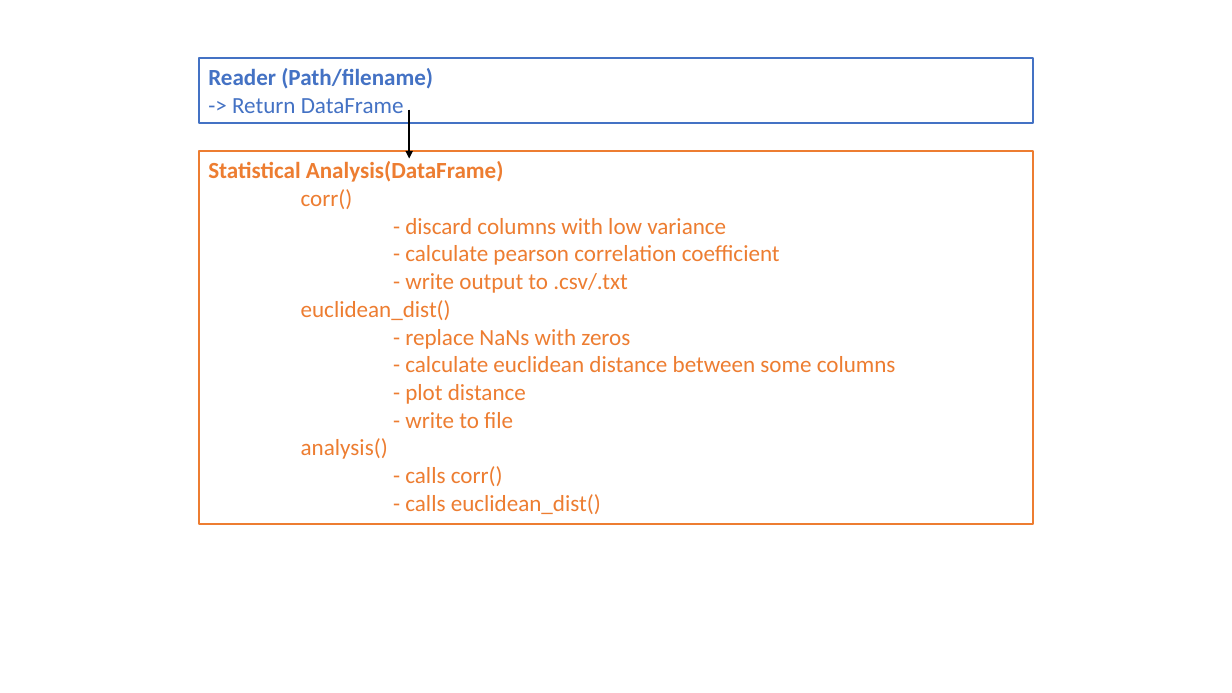
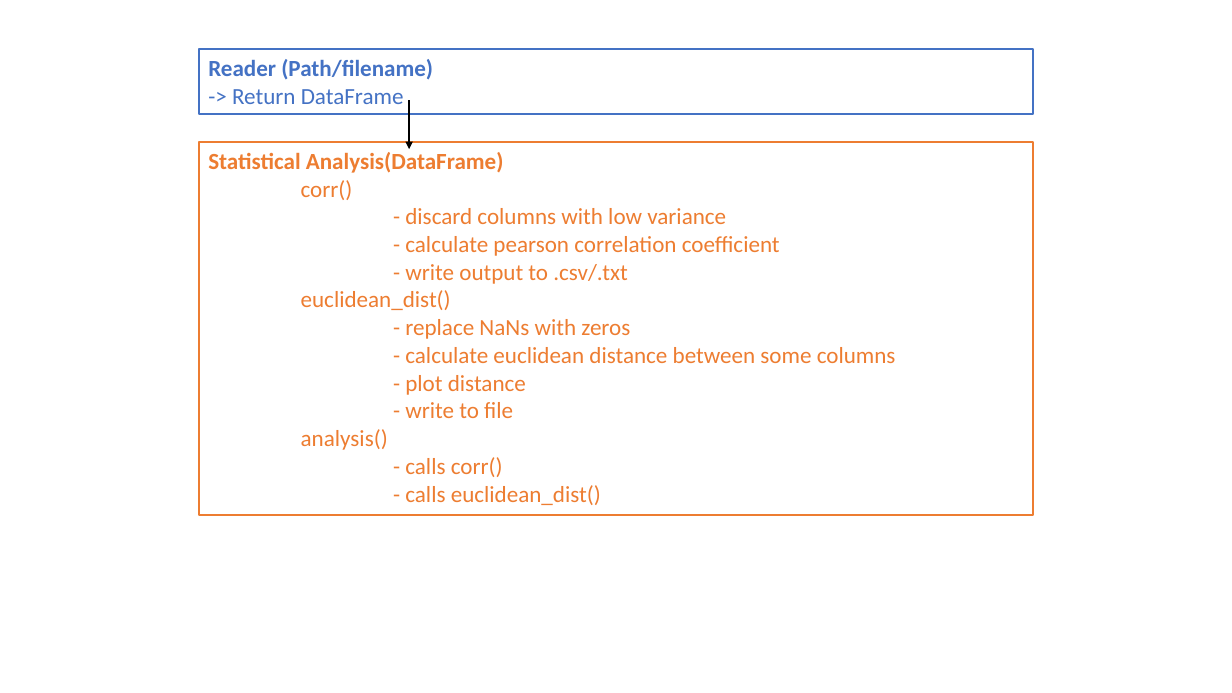
Before and after one commit to GwydionJon/Group_1_Developing_Scientific_Software, a slide deck: slide 3 of Task2/Programm_Sketch_Tobias.pptx. Drawn at 1232x693 pixels with LibreOffice and Linux fonts; fonts in the diff are those of the drawing. Boxes give left, top, right and bottom in pixels: in the first picture for what was removed or moved away, otherwise in the second. Text is boxed around its words. In the diff, an @@ line names an element or a change of style, - is before the commit and + after.

```diff
--- a/Task2/Programm_Sketch_Tobias.pptx
+++ b/Task2/Programm_Sketch_Tobias.pptx
@@ 2 rectangles, 1 arrow moved together from (x1=200, y1=58, x2=1033, y2=524) to (x1=200, y1=49, x2=1033, y2=515) @@
```
Also in this commit, not shown: 2 slides added, 1 other file.
